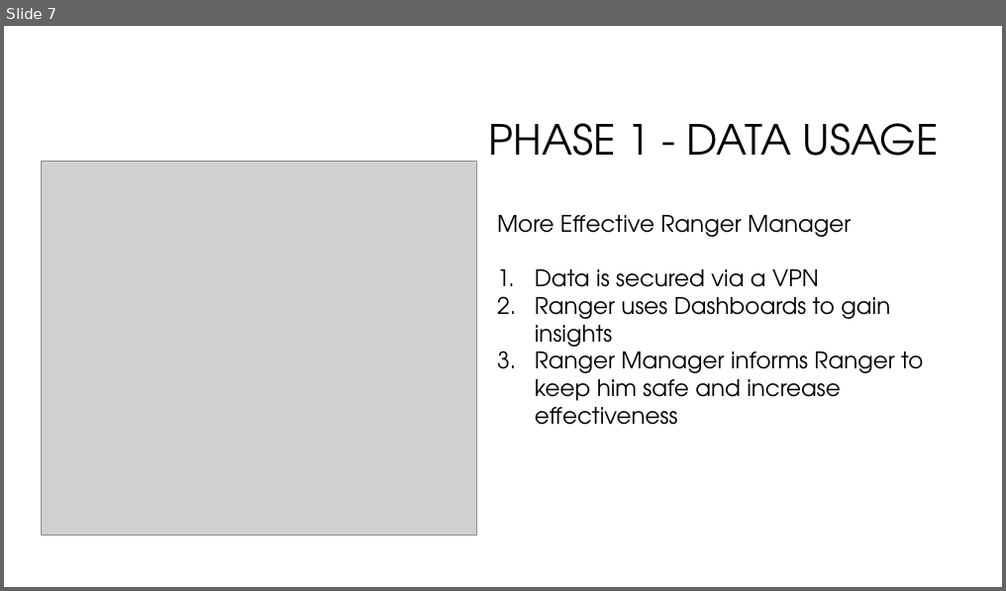
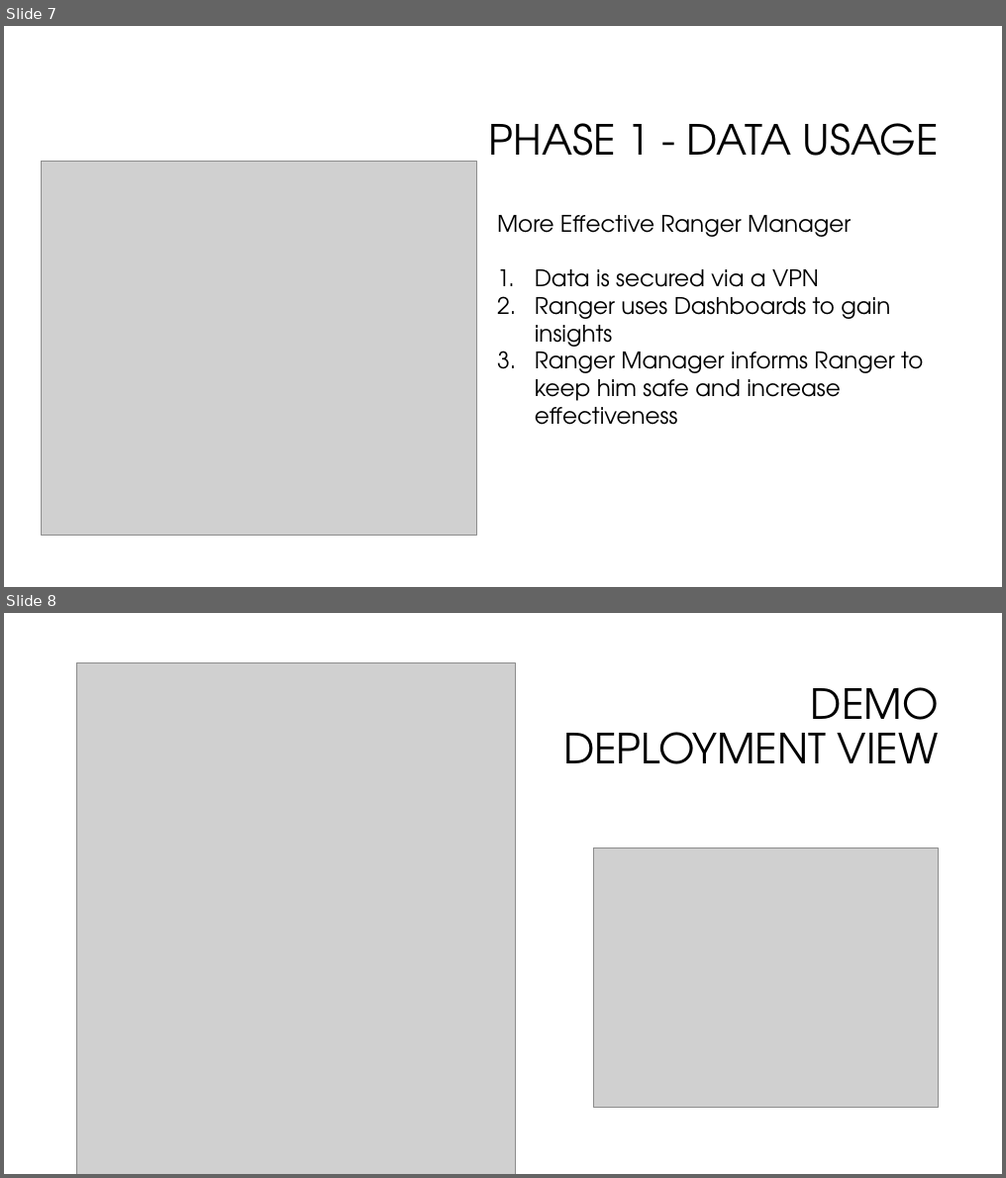
Before and after one commit to ansoni/aws-hackathon, a slide deck: presentation.pptx. Shown one above the other, each under a label of ours: slide 7 before the commit, slides 7 and 8 after it. The pictures are 1006x591 and 1006x1178 pixels, drawn with LibreOffice and Linux fonts; fonts in the diff are those of the drawing; grey boxes stand for pictures; background and template pictures are left out. Boxes give left, top, right and bottom in pixels: in the first picture for what was removed or moved away, otherwise in the second. Text is boxed around its words. In the diff, an @@ line names an element or a change of style, - is before the commit and + after.

```diff
--- a/presentation.pptx
+++ b/presentation.pptx
@@ slide 8 added at (4, 613, 1002, 1174), background #FFFFFF @@
@@ picture added at (76, 663, 515, 1174) @@
@@ title added at (563, 687, 939, 764), 40 pt, text #000000 @@
+DEMO
+DEPLOYMENT VIEW
@@ picture added at (594, 849, 939, 1108) @@
```
Also in this commit, not shown: 2 slides removed.
